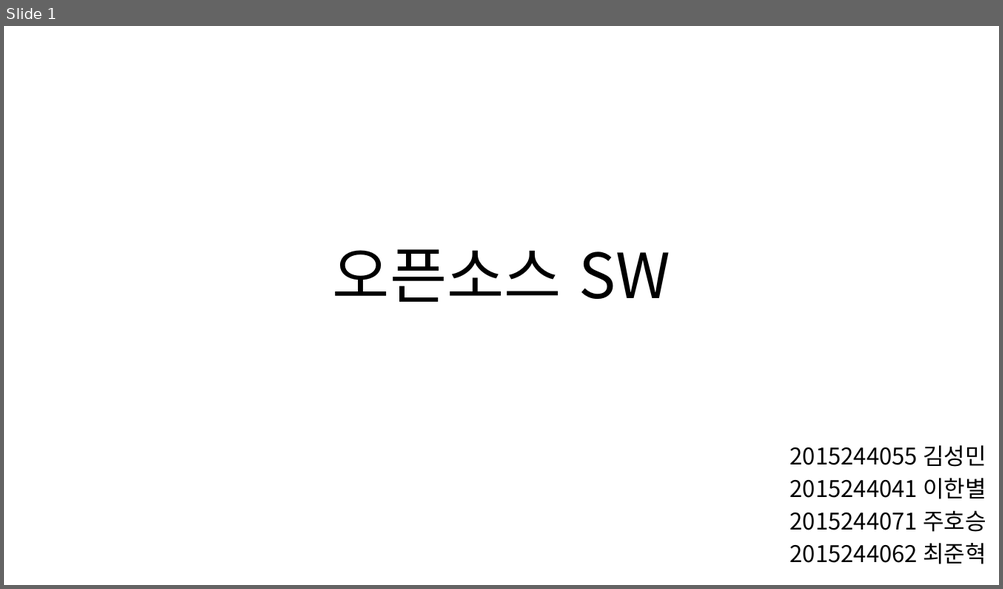
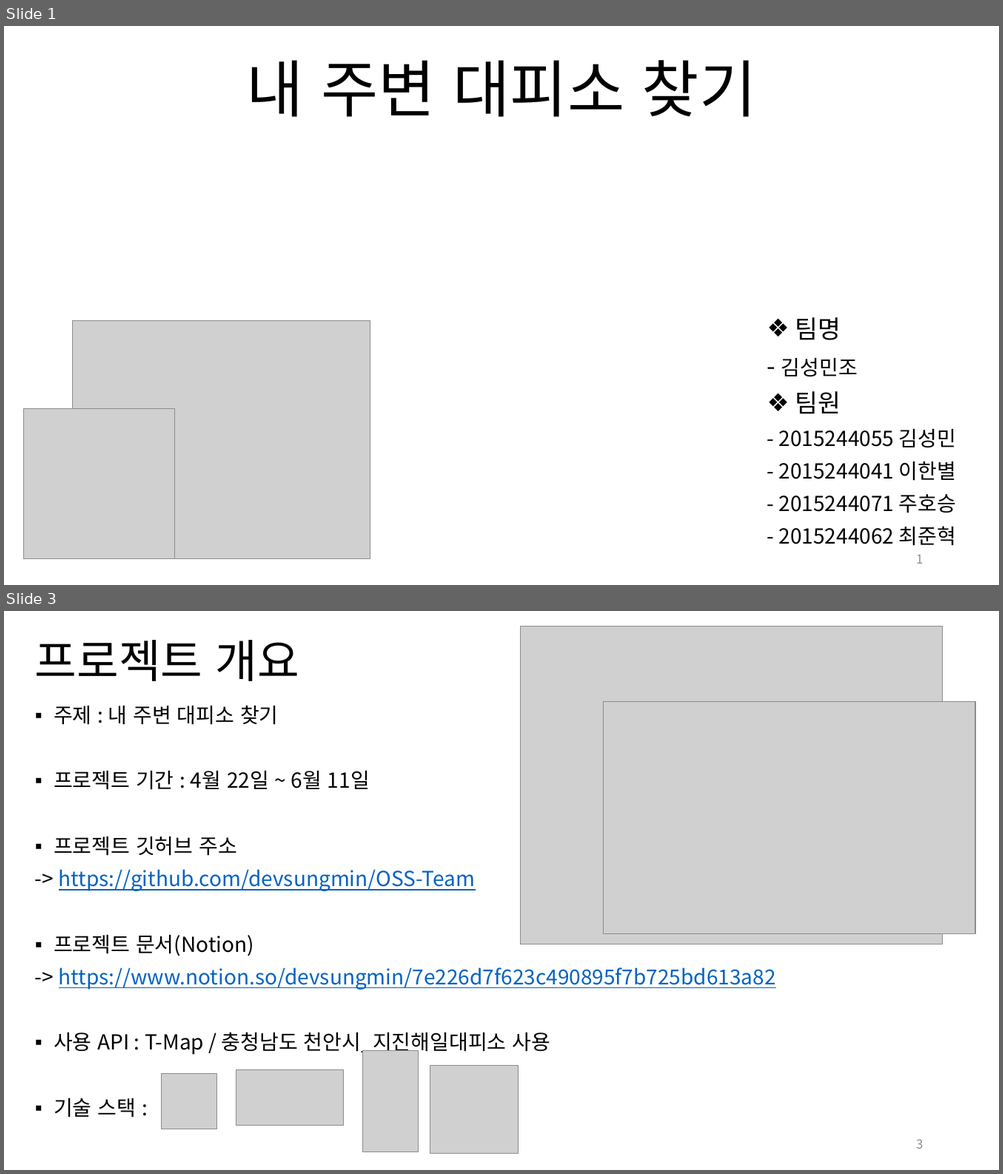
Before and after one commit to devsungmin/OSS-Team, a slide deck: 오픈소스 SW.pptx. Shown one above the other, each under a label of ours: slide 1 before the commit, slides 1 and 3 after it; the slides between them are not shown. The pictures are 1003x589 and 1003x1174 pixels, drawn with LibreOffice and Linux fonts; fonts in the diff are those of the drawing; grey boxes stand for pictures. Boxes give left, top, right and bottom in pixels: in the first picture for what was removed or moved away, otherwise in the second. Text is boxed around its words. In the diff, an @@ line names an element or a change of style, - is before the commit and + after.

```diff
--- a/오픈소스 SW.pptx
+++ b/오픈소스 SW.pptx
@@ slide 3 added at (4, 611, 999, 1170), background #FFFFFF @@
@@ picture added at (521, 627, 942, 945) @@
@@ title added at (35, 640, 299, 681), 44 pt, text #000000 @@
+프로젝트 개요
@@ text added at (54, 705, 776, 1118), 20 pt, text #0563C1, underline @@
+▪ 주제 : 내 주변 대피소 찾기
+▪ 프로젝트 기간 : 4월 22일 ~ 6월 11일
+▪ 프로젝트 깃허브 주소
+-> https://github.com/devsungmin/OSS-Team
+▪ 프로젝트 문서(Notion)
+-> https://www.notion.so/devsungmin/7e226d7f623c490895f7b725bd613a82
+▪ 사용 API : T-Map / 충청남도 천안시_지진해일대피소 사용
+▪ 기술 스택 :
@@ picture added at (603, 701, 976, 934) @@
@@ picture added at (363, 1051, 418, 1153) @@
@@ picture added at (162, 1074, 216, 1130) @@
@@ picture added at (236, 1070, 344, 1125) @@
@@ picture added at (430, 1066, 518, 1154) @@
@@ page number added at (916, 1139, 922, 1149), 12 pt, text #8C8C8C @@
+3
@@ slide 1 changed as well @@
@@ title at (247, 60, 757, 117): text changed @@
-오픈소스 SW
+내 주변 대피소 찾기
@@ picture added at (73, 321, 370, 560) @@
@@ subtitle at (779, 318, 956, 546): text changed; size 22.2 to 20 pt @@
-2015244055 김성민
-2015244041 이한별
-2015244071 주호승
-2015244062 최준혁
+❖ 팀명
+- 김성민조
+❖ 팀원
+- 2015244055 김성민
+- 2015244041 이한별
+- 2015244071 주호승
+- 2015244062 최준혁
@@ picture added at (24, 409, 175, 560) @@
@@ page number added at (916, 555, 922, 564), 12 pt, text #8C8C8C @@
+1
```
Also in this commit, not shown: 8 other slides changed, 1 slide removed.
